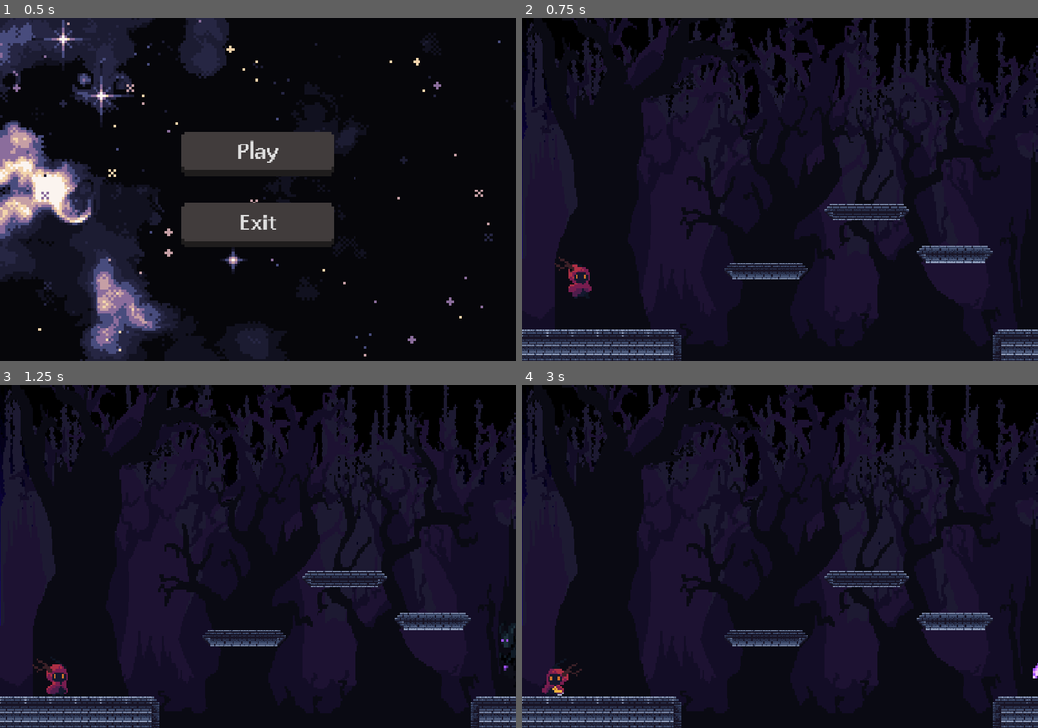
Above: before the commit, frames 1-4 (two rows, left to right).
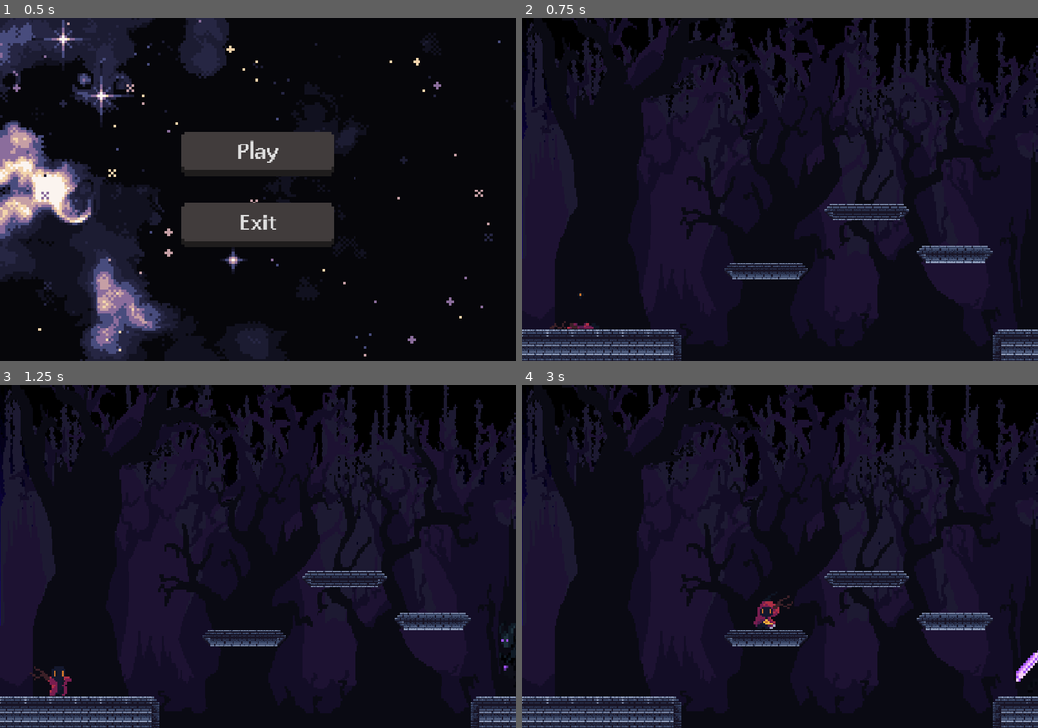
Above: after the commit, the same moments.

Repository: Stasenash/GodotPlatformerTestTask
Game: Godot game, scene res://scenes/main_menu/main_menu.tscn
Same seed, same stepped clock (60 frames per second), same inputs: the game is played once before the commit and once after it.
Inputs:
- Up to frame 1 (0.5 s): no input
- Up to frame 2 (0.75 s): click "Play" at 0.5 s
- Up to frame 3 (1.25 s): no input
- Up to frame 4 (3 s): hold D (move_right) 1.28-2.78 s; tap J (attack) at 1.35, 2.1, 2.85 s; tap Space (jump) at 1.52, 2.27 s; hold A (move_left) from 2.78 s (still down)

Frame 1 is identical in both runs. In frame 2, 0.4% of the frame differs, in the area x 5-14%, y 69-91%; in frame 3, 0.3%; in frame 4, 0.8%, in the area x 3-100%, y 61-91%.

Commit message:
Added spawn animation

Diff:
--- a/scenes/level/level.tscn
+++ b/scenes/level/level.tscn
@@ -180,7 +180,7 @@
 [node name="Background" parent="." unique_id=1320881841 instance=ExtResource("1_h3e3j")]
 
 [node name="Player" parent="." unique_id=332954554 instance=ExtResource("2_nbgty")]
-position = Vector2(108, 543)
+position = Vector2(107, 602)
 scale = Vector2(2.4798176, 2.4798176)
 
 [node name="Enemy" parent="." unique_id=1885585199 instance=ExtResource("3_qkmgm")]
--- a/scenes/player/player.tscn
+++ b/scenes/player/player.tscn
@@ -160,6 +160,46 @@
 [sub_resource type="AtlasTexture" id="AtlasTexture_gx1jg"]
 atlas = ExtResource("1_8afob")
 region = Rect2(160, 128, 32, 32)
+
+[sub_resource type="AtlasTexture" id="AtlasTexture_1u1sw"]
+atlas = ExtResource("1_8afob")
+region = Rect2(288, 192, 32, 32)
+
+[sub_resource type="AtlasTexture" id="AtlasTexture_2t3bg"]
+atlas = ExtResource("1_8afob")
+region = Rect2(256, 192, 32, 32)
+
+[sub_resource type="AtlasTexture" id="AtlasTexture_jrbya"]
+atlas = ExtResource("1_8afob")
+region = Rect2(224, 192, 32, 32)
+
+[sub_resource type="AtlasTexture" id="AtlasTexture_ahqnk"]
+atlas = ExtResource("1_8afob")
+region = Rect2(192, 192, 32, 32)
+
+[sub_resource type="AtlasTexture" id="AtlasTexture_vb1ce"]
+atlas = ExtResource("1_8afob")
+region = Rect2(160, 192, 32, 32)
+
+[sub_resource type="AtlasTexture" id="AtlasTexture_0ncpa"]
+atlas = ExtResource("1_8afob")
+region = Rect2(128, 192, 32, 32)
+
+[sub_resource type="AtlasTexture" id="AtlasTexture_upxxc"]
+atlas = ExtResource("1_8afob")
+region = Rect2(96, 192, 32, 32)
+
+[sub_resource type="AtlasTexture" id="AtlasTexture_ln3h3"]
+atlas = ExtResource("1_8afob")
+region = Rect2(64, 192, 32, 32)
+
+[sub_resource type="AtlasTexture" id="AtlasTexture_uygh0"]
+atlas = ExtResource("1_8afob")
+region = Rect2(32, 192, 32, 32)
+
+[sub_resource type="AtlasTexture" id="AtlasTexture_t1aof"]
+atlas = ExtResource("1_8afob")
+region = Rect2(0, 192, 32, 32)
 
 [sub_resource type="AtlasTexture" id="AtlasTexture_fcs02"]
 atlas = ExtResource("1_8afob")
@@ -341,6 +381,41 @@
 "loop": false,
 "name": &"Jump",
 "speed": 10.0
+}, {
+"frames": [{
+"duration": 1.0,
+"texture": SubResource("AtlasTexture_1u1sw")
+}, {
+"duration": 1.0,
+"texture": SubResource("AtlasTexture_2t3bg")
+}, {
+"duration": 1.0,
+"texture": SubResource("AtlasTexture_jrbya")
+}, {
+"duration": 1.0,
+"texture": SubResource("AtlasTexture_ahqnk")
+}, {
+"duration": 1.0,
+"texture": SubResource("AtlasTexture_vb1ce")
+}, {
+"duration": 1.0,
+"texture": SubResource("AtlasTexture_0ncpa")
+}, {
+"duration": 1.0,
+"texture": SubResource("AtlasTexture_upxxc")
+}, {
+"duration": 1.0,
+"texture": SubResource("AtlasTexture_ln3h3")
+}, {
+"duration": 1.0,
+"texture": SubResource("AtlasTexture_uygh0")
+}, {
+"duration": 1.0,
+"texture": SubResource("AtlasTexture_t1aof")
+}],
+"loop": false,
+"name": &"Spawn",
+"speed": 12.0
 }, {
 "frames": [{
 "duration": 1.0,
@@ -382,9 +457,9 @@
 position = Vector2(-2, -2)
 scale = Vector2(1.5156251, 1.5156251)
 sprite_frames = SubResource("SpriteFrames_ioxgp")
-animation = &"Attack"
+animation = &"Spawn"
 autoplay = "Idle"
-frame = 6
+frame = 9
 frame_progress = 1.0
 
 [node name="Camera2D" type="Camera2D" parent="." unique_id=170415188]
--- a/scripts/core/level.gd
+++ b/scripts/core/level.gd
@@ -5,8 +5,4 @@
 
 func _on_death_zone_body_entered(body: Node2D) -> void:
 		if body == player:
-			_respawn_player()
-
-func _respawn_player() -> void:
-	player.global_position = respawn_point.global_position
-	player.velocity = Vector2.ZERO
+			player.respawn(respawn_point.global_position)
--- a/scripts/core/player.gd
+++ b/scripts/core/player.gd
@@ -9,16 +9,18 @@
 	RUN,
 	JUMP,
 	FALL,
-	ATTACK
+	ATTACK,
+	SPAWN
 }
 
 @onready var anim: AnimatedSprite2D = $AnimatedSprite2D
 
-var state: State = State.IDLE
+var state: State = State.SPAWN
 
 
 func _ready() -> void:
 	anim.animation_finished.connect(_on_animation_finished)
+	_play_animation("Spawn")
 
 
 func _physics_process(delta: float) -> void:
@@ -35,7 +37,7 @@
 
 
 func _handle_input() -> void:
-	if state == State.ATTACK:
+	if state == State.ATTACK or state == State.SPAWN:
 		return
 
 	if Input.is_action_just_pressed("attack"):
@@ -53,8 +55,14 @@
 		anim.flip_h = direction < 0
 
 
+func respawn(gp: Vector2) -> void:
+	global_position = gp
+	velocity = Vector2.ZERO
+	_change_state(State.SPAWN)
+	_play_animation("Spawn")
+
 func _update_state() -> void:
-	if state == State.ATTACK:
+	if state == State.ATTACK or state == State.SPAWN:
 		return
 
 	if not is_on_floor():
@@ -89,5 +97,5 @@
 
 
 func _on_animation_finished() -> void:
-	if state == State.ATTACK:
+	if state == State.ATTACK or state == State.SPAWN:
 		_change_state(State.IDLE)
